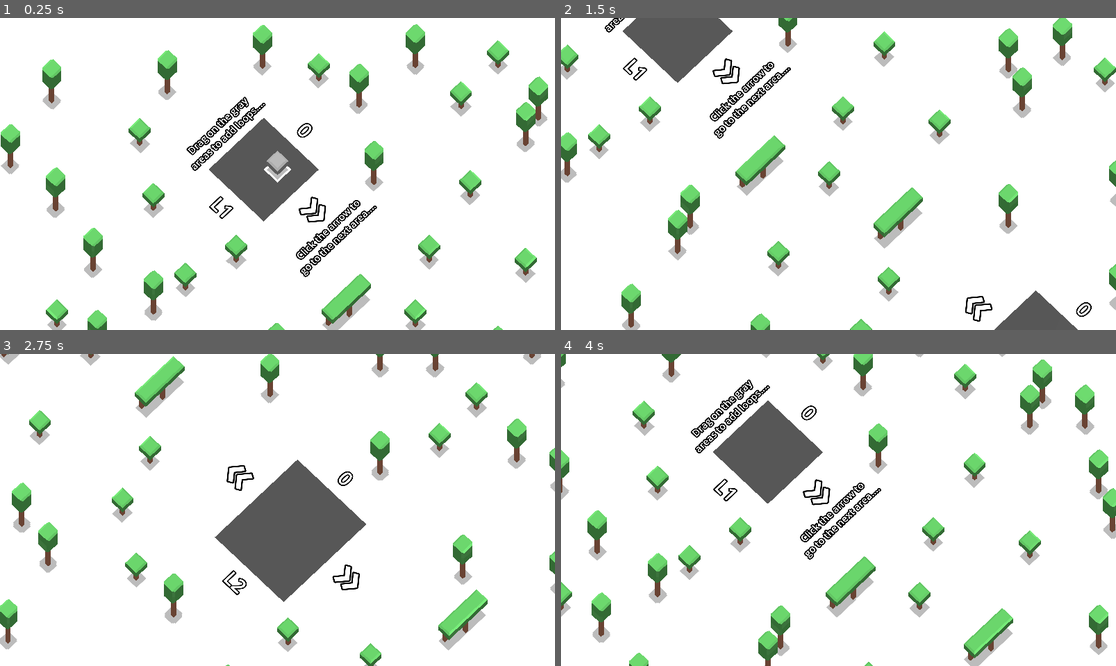
Above: before the commit, frames 1-4 (two rows, left to right).
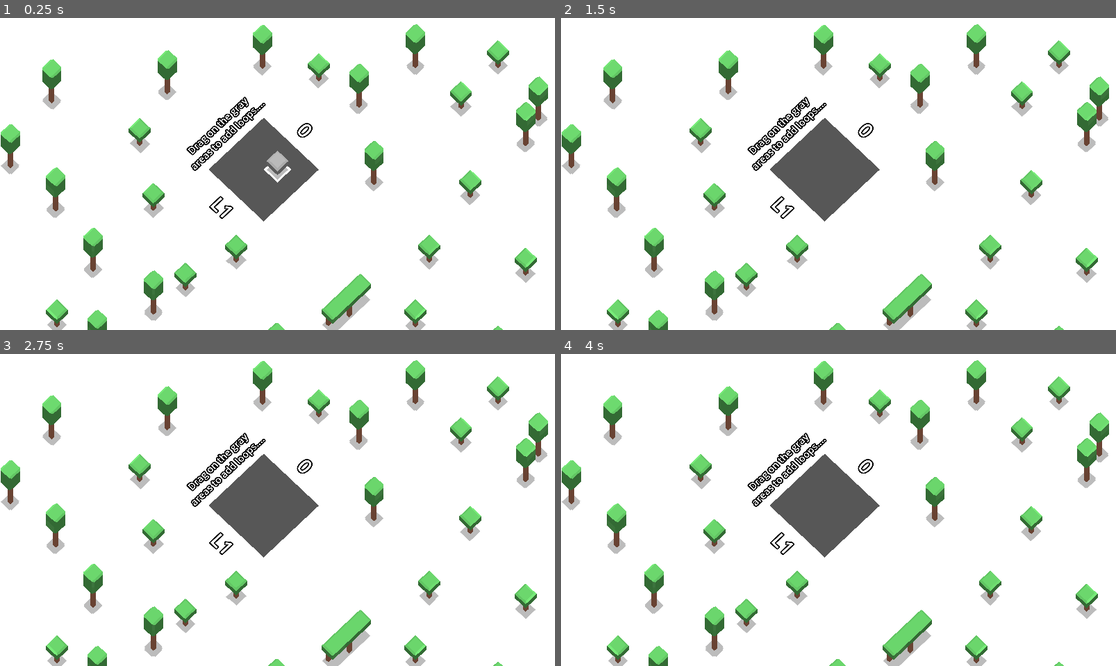
Above: after the commit, the same moments.

Repository: AlnisS/loop-stuff
Game: Godot game, scene res://main.tscn
Same seed, same stepped clock (60 frames per second), same inputs: the game is played once before the commit and once after it.
Inputs (mouse positions are in pixels of both pictures, inside the frame that each line leads up to):
- Up to frame 1 (0.25 s): no input
- Up to frame 2 (1.5 s): tap Enter at 0.5 s; move the mouse to (960, 158) at 0.52 s; hold Right (ui_right) 0.53-1.28 s; click (960, 158) at 0.6 s; move the mouse to (727, 189) at 1.27 s; hold Left (ui_left) from 1.28 s (still down); click (727, 189) at 1.35 s
- Up to frame 3 (2.75 s): move the mouse to (333, 441) at 2.02 s; release Left (ui_left) at 2.03 s; hold Right (ui_right) from 2.03 s (still down); click (333, 441) at 2.1 s
- Up to frame 4 (4 s): move the mouse to (810, 572) at 2.77 s; click (810, 572) at 2.85 s; move the mouse to (1005, 556) at 3.52 s; release Right (ui_right) at 3.53 s; hold Left (ui_left) from 3.53 s (still down); click (1005, 556) at 3.6 s

The runs differ from the first frame. In frame 1, 0.7% of the frame differs, in the area x 53-68%, y 57-84%; in frame 2, 24%; in frame 3, 22%; in frame 4, 25%, in the area x 0-100%, y 0-100%.

Commit message:
Last-minute fixes

Diff:
--- a/main.gd
+++ b/main.gd
@@ -31,8 +31,9 @@
 		time += delta
 		var minutes = floor(time / 60.0)
 		var seconds = time - (minutes * 60.0)
+		var bonus1 = "0" if minutes < 10 else ""
 		var bonus = "0" if seconds < 10 else ""
-		$Levels/LevelLast/TotalTime.text = "Time: " + str(int(minutes)) + ":" + bonus + "%00.3f" % seconds
+		$Levels/LevelLast/TotalTime.text = "Time: " + bonus1 + str(int(minutes)) + ":" + bonus + "%00.3f" % seconds
 
 	var total_score = 0
 	for l in $Levels.get_children():
@@ -103,7 +104,7 @@
 			next_button = node
 			break
 
-	if remaining_tiles == 0 or true:
+	if remaining_tiles == 0:
 		if next_button:
 			next_button.show()
 		if Input.is_action_just_pressed("click"):
--- a/things/levels/level_4.tscn
+++ b/things/levels/level_4.tscn
@@ -25,9 +25,6 @@
 
 [node name="Tile6" parent="Tiles" instance=ExtResource("1_qvuix")]
 transform = Transform3D(1, 0, 0, 0, 1, 0, 0, 0, 1, -1, 0, -1)
-
-[node name="Tile7" parent="Tiles" instance=ExtResource("1_qvuix")]
-transform = Transform3D(1, 0, 0, 0, 1, 0, 0, 0, 1, 0, 0, -1)
 
 [node name="Tile8" parent="Tiles" instance=ExtResource("1_qvuix")]
 transform = Transform3D(1, 0, 0, 0, 1, 0, 0, 0, 1, 1, 0, -1)
@@ -82,9 +79,6 @@
 
 [node name="Tile50" parent="Tiles" instance=ExtResource("1_qvuix")]
 transform = Transform3D(1, 0, 0, 0, 1, 0, 0, 0, 1, -2, 0, 3)
-
-[node name="Tile32" parent="Tiles" instance=ExtResource("1_qvuix")]
-transform = Transform3D(1, 0, 0, 0, 1, 0, 0, 0, 1, 0, 0, 2)
 
 [node name="Tile34" parent="Tiles" instance=ExtResource("1_qvuix")]
 transform = Transform3D(1, 0, 0, 0, 1, 0, 0, 0, 1, 2, 0, 2)
